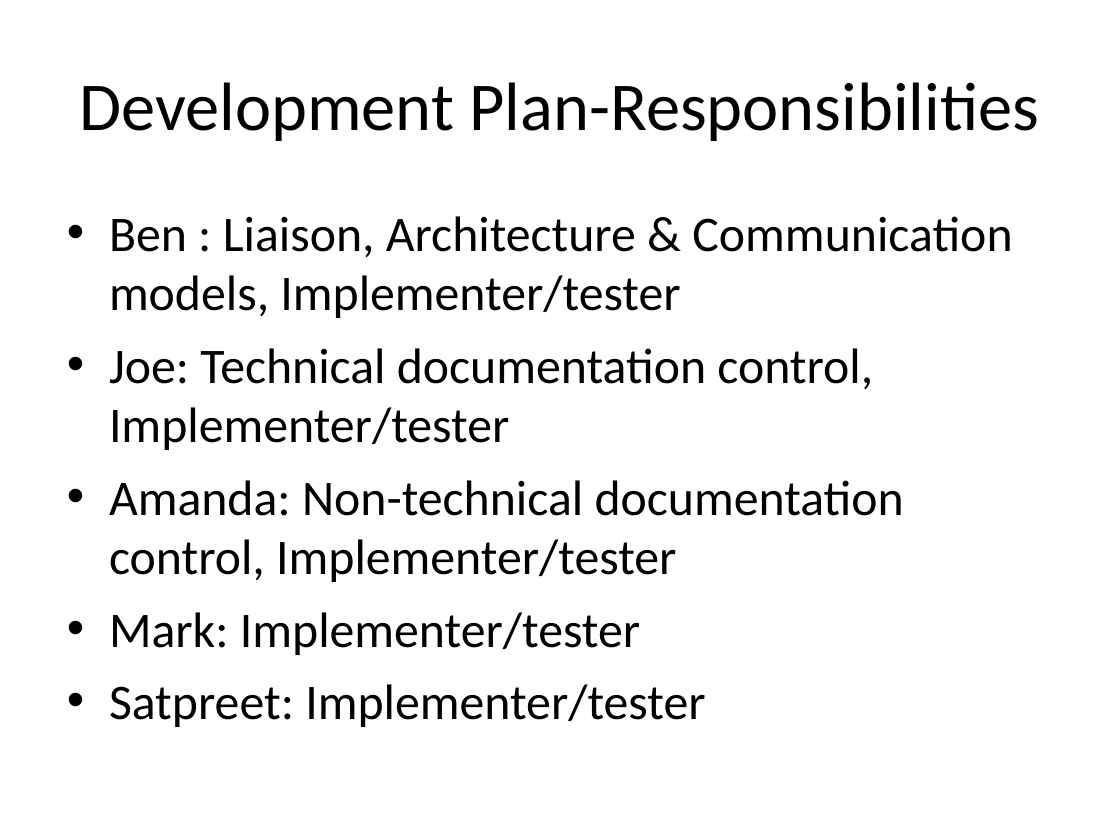
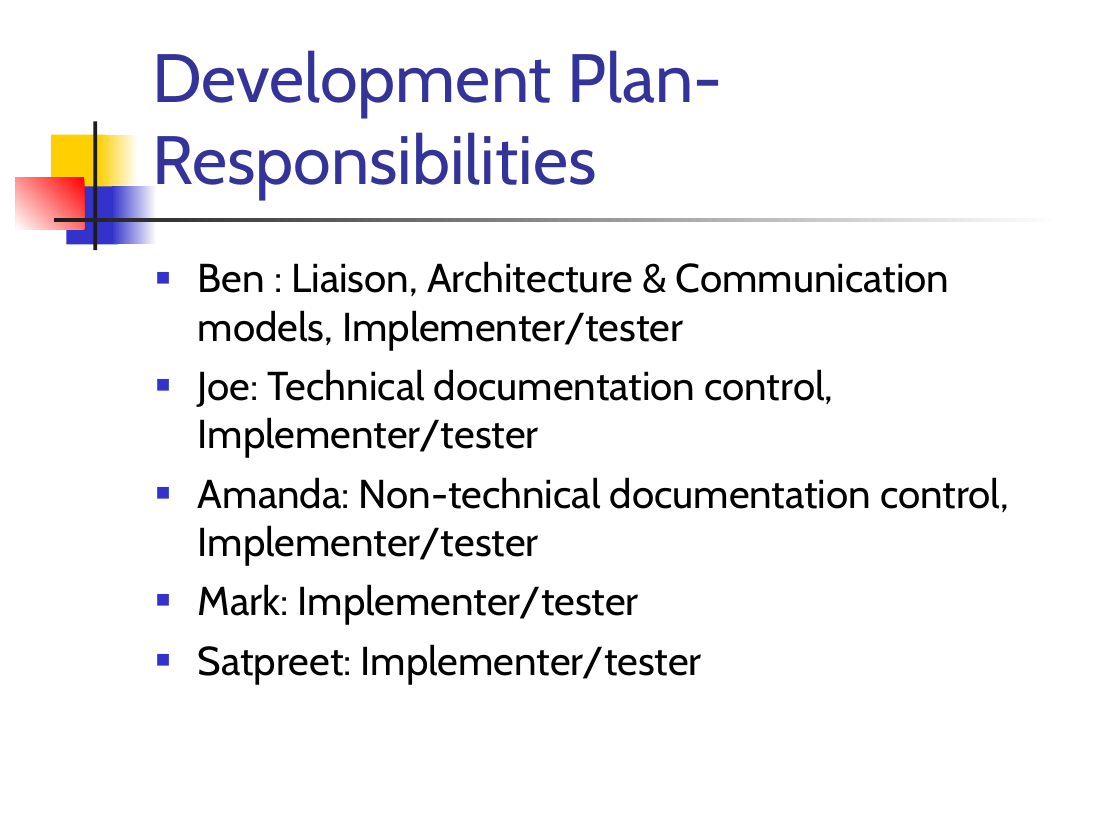
Before and after one commit to satpreetsingh/182mainproject, a slide deck: slide 11 of Documentation/04_10_Presentation.ppt (slide 10 before the commit). Drawn at 1120x840 pixels with LibreOffice and Linux fonts; fonts in the diff are those of the drawing. Boxes give left, top, right and bottom in pixels: in the first picture for what was removed or moved away, otherwise in the second. Text is boxed around its words. In the diff, an @@ line names an element or a change of style, - is before the commit and + after.

```diff
--- a/Documentation/04_10_Presentation.ppt
+++ b/Documentation/04_10_Presentation.ppt
@@ title "Development Plan-Responsibilities": place and size @@
-title "Development Plan-Responsibilities" at (79,82,1039,141)
+title "Development Plan-Responsibilities" at (152,50,722,199)
@@ title "Development Plan-Responsibilities" at (152,50,722,199): font Calibri to Cabin, text colour #000000 to #333399; alignment centre to left @@
@@ rectangle added at (52,134,105,193), fill #FFCF01 @@
@@ rectangle added at (93,121,96,250), fill #1C1C1C @@
@@ rectangle added at (99,134,139,193), fill gradient #FFFFFF to #FFCF01 @@
@@ rectangle added at (16,177,84,228), fill gradient #FF0000 to #FFFFFF @@
@@ rectangle added at (66,186,118,244), fill #3333CC @@
@@ rectangle added at (112,186,157,244), fill gradient #FFFFFF to #3333CC @@
@@ rectangle added at (54,218,1062,222), fill gradient #FFFFFF to #1C1C1C @@
@@ text "Ben : Liaison, Architecture & ...": place and size @@
-text "Ben : Liaison, Architecture & ..." at (109,216,1012,727)
+text "Ben : Liaison, Architecture & ..." at (198,261,1009,684)
@@ text "Ben : Liaison, Architecture & ..." at (198,261,1009,684): size 32 to 25.9 pt, font Calibri to Cabin; bullet • to ■; less space between paragraphs; bullet colour #000000 to #3333CC @@
```
Also in this commit, not shown: 6 other slides changed, 11 slides added, 5 slides removed, 1 other file.
